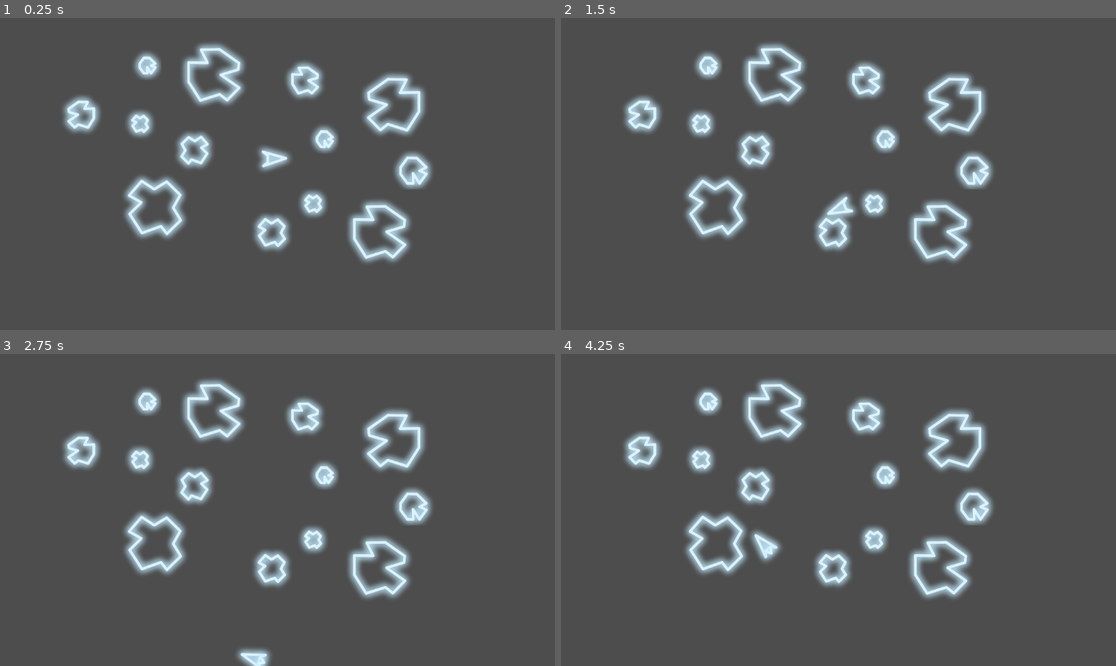
Above: before the commit, frames 1-4 (two rows, left to right).
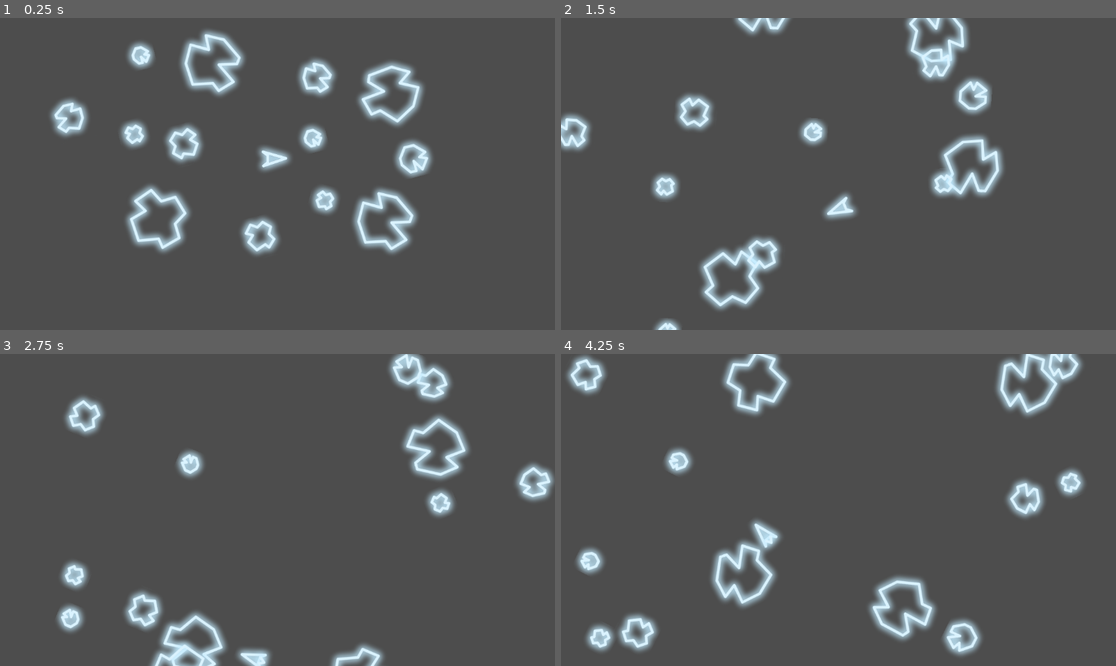
Above: after the commit, the same moments.

Repository: AllanSechrist/asteroids
Game: Godot game, scene res://scenes/sandbox.tscn
The game is run twice, just before and just after one commit, with the same random seed, the same clock (stepped at 60 frames per second) and the same inputs. The project has no main scene, so this scene is started directly.
Inputs:
- Up to frame 1 (0.25 s): no input
- Up to frame 2 (1.5 s): hold D (turn_right) 0.53-1.28 s; hold W (move) 0.53-1.28 s; hold A (turn_left) from 1.28 s (still down); tap W (move) at 1.35 s
- Up to frame 3 (2.75 s): release A (turn_left) at 2.03 s; hold D (turn_right) from 2.03 s (still down); hold W (move) from 2.03 s (still down)
- Up to frame 4 (4.25 s): release W (move) at 2.78 s; tap W (move) at 2.85 s; release D (turn_right) at 3.53 s; hold A (turn_left) from 3.53 s (still down); hold W (move) from 3.53 s (still down)

The runs differ from the first frame. In frame 1, 14% of the frame differs, in the area x 9-78%, y 3-79%; in frame 2, 17%; in frame 3, 18%; in frame 4, 20%, in the area x 1-95%, y 0-97%.

Commit message:
add movement to asteroids.

Diff:
--- a/scenes/asteroids/asteroid.gd
+++ b/scenes/asteroids/asteroid.gd
@@ -2,10 +2,38 @@
 class_name Asteroid
 
 @export var sprite_variants: Array[Texture2D] = []
+@export var speed: float = 100.0
+@export var rotation_speed: float = 1.0
 
 @onready var sprite_2d: Sprite2D = $Sprite2D
+@onready var collision_shape_2d: CollisionShape2D = $CollisionShape2D
+
+var velocity: Vector2 = Vector2.ZERO
 
 func _ready() -> void:
 	if sprite_variants.size() > 0:
 		sprite_2d.texture = sprite_variants.pick_random()
 	sprite_2d.flip_h = randi() % 2 == 0 # randomly flips sprite.
+
+	var angle := randf_range(0, TAU)
+	velocity = Vector2.RIGHT.rotated(angle) * speed
+	rotation_speed *= [-1, 1].pick_random()
+
+func _physics_process(delta: float) -> void:
+	position += velocity * delta
+	rotation += rotation_speed * delta
+	wrap_screen()
+
+func wrap_screen() -> void:
+	var screen_size = get_viewport_rect().size
+	var radius = collision_shape_2d.shape.radius
+
+	if position.x < -radius:
+		position.x = screen_size.x + radius
+	elif position.x > screen_size.x + radius:
+		position.x = -radius
+
+	if position.y < -radius:
+		position.y = screen_size.y + radius
+	elif position.y > screen_size.y + radius:
+		position.y = -radius
--- a/scenes/ship/ship.gd
+++ b/scenes/ship/ship.gd
@@ -8,6 +8,7 @@
 
 
 @onready var thruster_animation: AnimatedSprite2D = $ThrusterAnimation
+@onready var collision_shape_2d: CollisionShape2D = $CollisionShape2D
 
 func _physics_process(delta: float) -> void:
 	if Input.is_action_pressed("move"):
@@ -29,5 +30,14 @@
 
 func wrap_screen() -> void:
 	var screen_size = get_viewport_rect().size
-	position.x = wrapf(position.x, 0, screen_size.x)
-	position.y = wrapf(position.y, 0, screen_size.y)
+	var radius = collision_shape_2d.shape.radius
+
+	if position.x < -radius:
+		position.x = screen_size.x + radius
+	elif position.x > screen_size.x + radius:
+		position.x = -radius
+
+	if position.y < -radius:
+		position.y = screen_size.y + radius
+	elif position.y > screen_size.y + radius:
+		position.y = -radius
